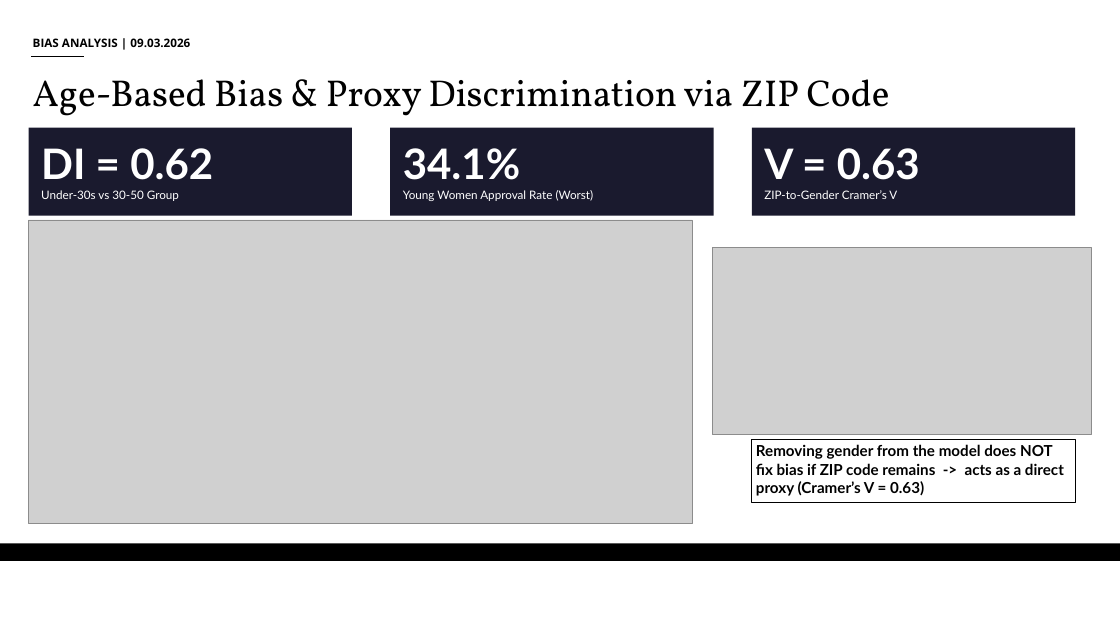
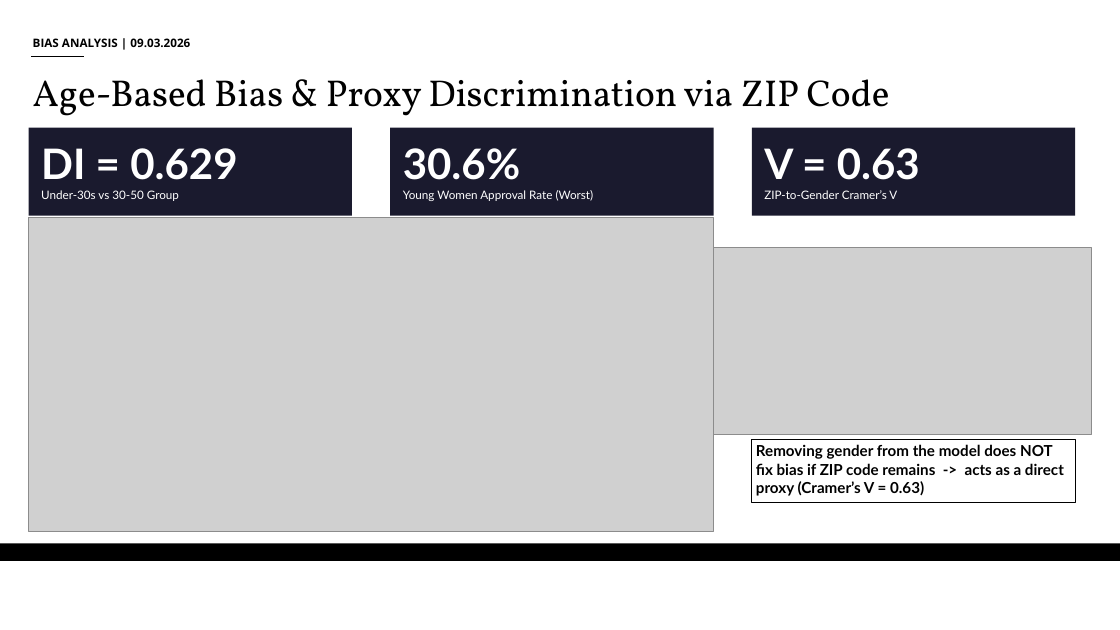
Before and after one commit to LennSchneidewind-67548/dego-project-team14, a slide deck: slide 4 of presentation/DEGO_Group_14_Final_Report.pptx. Drawn at 1120x630 pixels with LibreOffice and Linux fonts; fonts in the diff are those of the drawing; grey boxes stand for pictures; background and template pictures are left out. Boxes give left, top, right and bottom in pixels: in the first picture for what was removed or moved away, otherwise in the second. Text is boxed around its words. In the diff, an @@ line names an element or a change of style, - is before the commit and + after.

```diff
--- a/presentation/DEGO_Group_14_Final_Report.pptx
+++ b/presentation/DEGO_Group_14_Final_Report.pptx
@@ text in rectangle at bbox=[41, 148, 237, 180]: text changed @@
-DI = 0.62
+DI = 0.629
@@ text in rectangle at bbox=[403, 148, 520, 180]: text changed @@
-34.1%
+30.6%
@@ picture: place and size @@
-picture at bbox=[29, 220, 692, 523]
+picture at bbox=[29, 218, 713, 531]
```
Also in this commit, not shown: 2 other slides changed, 1 slide removed, 19 other files.
